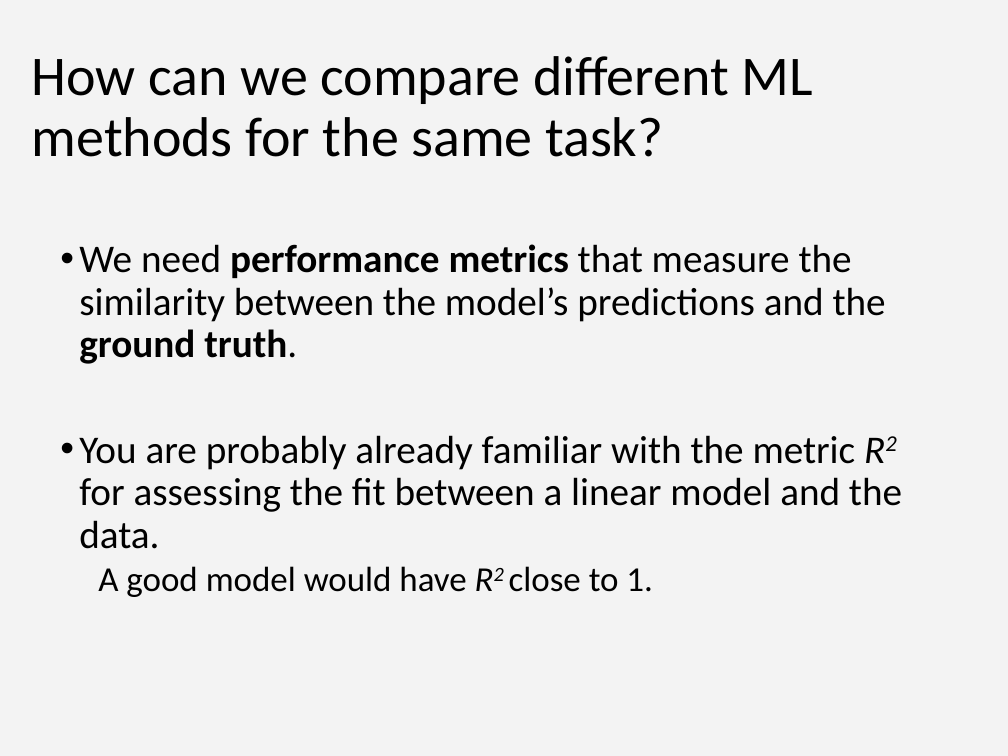
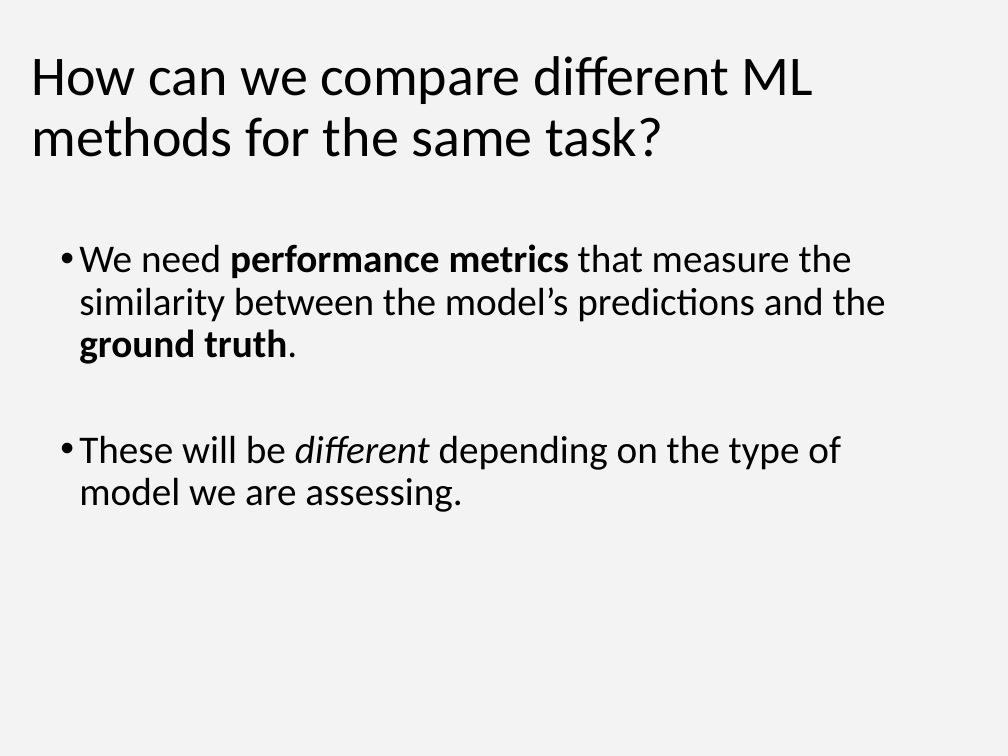
Before and after one commit to ImperialCollegeLondon/RCDS-intro-to-machine-learning, a slide deck: slide 5 of Intro_to_ML_2.pptx. Drawn at 1008x756 pixels with LibreOffice and Linux fonts; fonts in the diff are those of the drawing. Boxes give left, top, right and bottom in pixels: in the first picture for what was removed or moved away, otherwise in the second. Text is boxed around its words. In the diff, an @@ line names an element or a change of style, - is before the commit and + after.

```diff
--- a/Intro_to_ML_2.pptx
+++ b/Intro_to_ML_2.pptx
@@ text at (x1=79, y1=435, x2=841, y2=512): text changed @@
-• You are probably already familiar with the metric R2 for assessing the fit between a linear model and the data.
-  A good model would have R2 close to 1.
+• These will be different depending on the type of model we are assessing.
```
Also in this commit, not shown: 4 other slides changed, 1 slide added, 1 slide removed, 2 other files.
